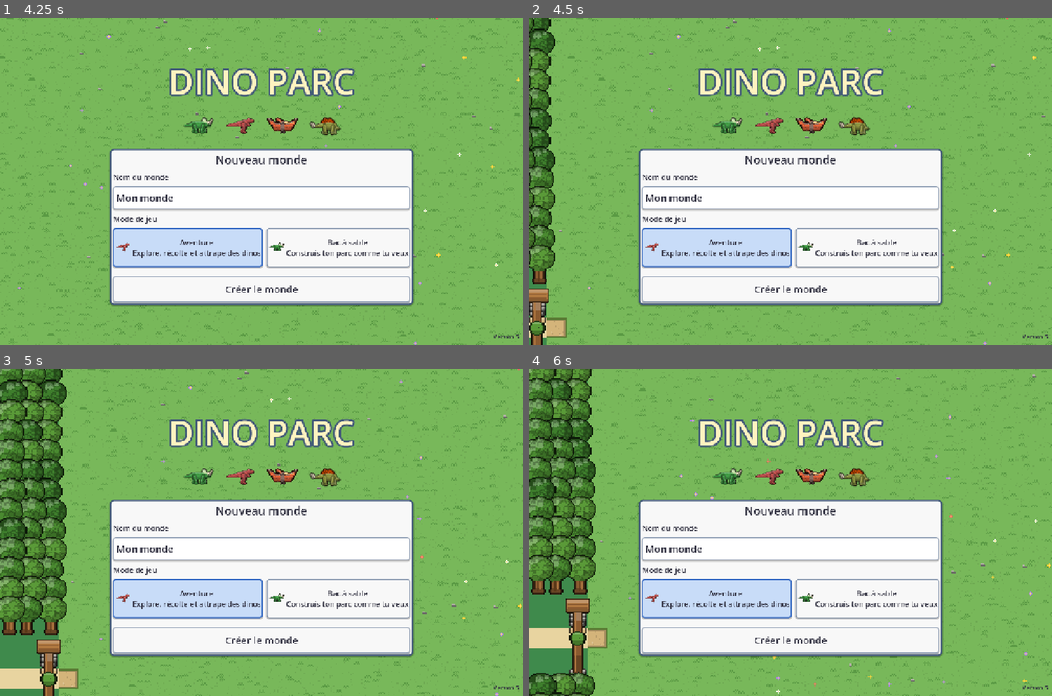
Above: before the commit, frames 1-4 (two rows, left to right).
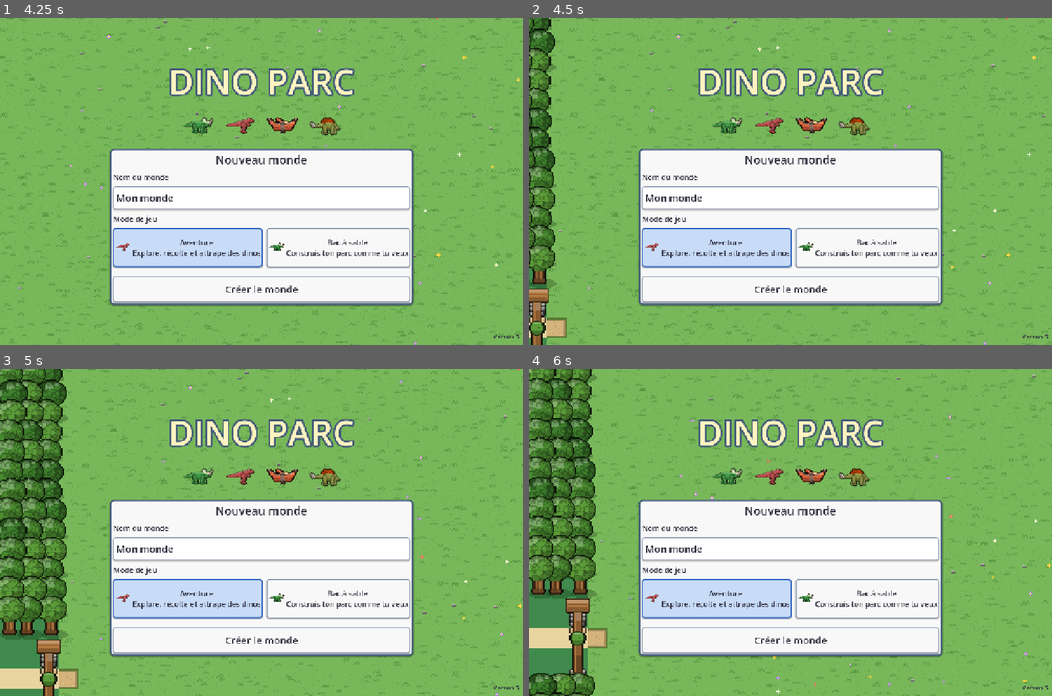
Above: after the commit, the same moments.

Repository: kevindjf/dino-parc
Game: Godot game, scene res://main.tscn
Two runs of this game, one before a commit and one after it. Both use one fixed random seed, a clock stepped at 60 frames per second and the inputs below.
Inputs (mouse positions are in pixels of both pictures, inside the frame that each line leads up to):
- Up to frame 1 (4.25 s): click "Aventure Explore, récolte et …" at 0.5 s; click "Bac à sable Construis ton par…" at 1.25 s; click "Créer le monde" at 2 s; tap Enter at 2.75 s; move the mouse to (235, 246) at 2.77 s; hold Up 2.78-3.5 s; tap I at 2.85 s; click (235, 246) at 2.92 s; tap Space at 3.02 s; drag from (418, 230) to (235, 246) at 3.52 s
- Up to frame 2 (4.5 s): tap Space at 4.25 s; move the mouse to (633, 132) at 4.27 s; hold Left from 4.28 s (still down); tap B at 4.35 s
- Up to frame 3 (5 s): keep holding Left
- Up to frame 4 (6 s): release Left at 5 s; tap Enter at 5 s; drag from (816, 532) to (633, 483) at 5.02 s; tap Space at 5.75 s; move the mouse to (712, 450) at 5.77 s; hold Down from 5.78 s (still down); tap 8 at 5.85 s

Frame 1 is identical in both runs. In frame 2, 0.2% of the frame differs, in the area x 0-6%, y 2-83%; in frame 3, 0.3%, in the area x 0-13%, y 2-83%; in frame 4, 0.3%.

Commit message:
feat: give volume to characters and ground shadows to everything standing
Characters are shaded like little cylinders lit from the top left, and the
player, villagers, residents, visitors, trees and buildings cast a soft shadow
on the ground.

Co-Authored-By: Claude Opus 5.5 (1M context) <noreply@anthropic.com>

Diff:
--- a/scripts/art.gd
+++ b/scripts/art.gd
@@ -29,6 +29,17 @@
 		anchor = Vector2(floorf(texture.get_width() / 2.0), texture.get_height())
 	node.offset = -anchor
 	return node
+
+
+# A soft shadow on the ground under a standing sprite (anchored at its feet), drawn under
+# everything that stands. The light comes from the top left, so it slips a little to the right.
+static func ground_shadow(node: Sprite2D, width: int) -> Sprite2D:
+	var shadow := Sprite2D.new()
+	shadow.texture = shadow(width)
+	shadow.position = Vector2(width * 0.12, -1)
+	shadow.z_index = -1
+	node.add_child(shadow)
+	return shadow
 
 
 static func _painter(size: Vector2i) -> Painter:
@@ -987,6 +998,7 @@
 		}
 		var image := Image.create(12, 18, false, Image.FORMAT_RGBA8)
 		_stamp(image, Vector2i.ZERO, rows, palette)
+		_volume(image)
 		return ImageTexture.create_from_image(image))
 
 
@@ -1142,7 +1154,43 @@
 		}
 		var image := Image.create(12, 19, false, Image.FORMAT_RGBA8)
 		_stamp(image, Vector2i.ZERO, rows, palette)
+		_volume(image)
 		return ImageTexture.create_from_image(image))
+
+
+# Gives volume to a flat pixel sprite, lit from the top left: every part (an arm, the body, the
+# head) becomes a little cylinder, light on its left, dark on its right, lit on top and darker at
+# the bottom. The outline, eyes, whites and tiny details are kept.
+static func _volume(image: Image) -> void:
+	var source: Image = image.duplicate()
+	var w := image.get_width()
+	var h := image.get_height()
+	var at := func(x: int, y: int) -> Color:
+		return source.get_pixel(x, y) if x >= 0 and y >= 0 and x < w and y < h else Color(0, 0, 0, 0)
+	var edge := func(c: Color) -> bool:
+		return c.a < 0.5 or c.is_equal_approx(OUTLINE)
+	for y in h:
+		var x := 0
+		while x < w:
+			var c: Color = at.call(x, y)
+			var length := 1
+			while x + length < w and at.call(x + length, y).is_equal_approx(c):
+				length += 1
+			if not edge.call(c) and c.get_luminance() > 0.12 and c.get_luminance() < 0.95 and length >= 3:
+				for i in length:
+					var shaded := c
+					if i == 0:
+						shaded = c.lightened(0.16)
+					elif i == length - 1:
+						shaded = c.darkened(0.24)
+					elif length >= 6 and i == length - 2:
+						shaded = c.darkened(0.1)
+					if edge.call(at.call(x + i, y - 1)):
+						shaded = shaded.lightened(0.1)
+					elif edge.call(at.call(x + i, y + 1)):
+						shaded = shaded.darkened(0.12)
+					image.set_pixel(x + i, y, shaded)
+			x += length
 
 
 static func _mirror(half: Array) -> Array:
--- a/scripts/house.gd
+++ b/scripts/house.gd
@@ -202,6 +202,11 @@
 	for x in [2, 8]:
 		var window := _stand(Art.furniture("window", look), Vector2i(x, 0), Vector2i(2, 1))
 		window.z_index = -5
+	var shadow := Art.sprite(Art.shadow(11))
+	shadow.centered = true
+	shadow.offset = Vector2.ZERO
+	shadow.position = cell_center(resident_cell) + Vector2(0, T / 2.0 - 1)
+	add_child(shadow)
 	resident_sprite = Art.sprite(Art.dino_folk(resident.kind, "down", 0, resident.colors))
 	resident_sprite.position = cell_center(resident_cell) + Vector2(0, T / 2.0 - 1)
 	add_child(resident_sprite)
--- a/scripts/main.gd
+++ b/scripts/main.gd
@@ -549,6 +549,7 @@
 		"feeder", "shop", "decor", "aviary", "gyro_station", "garage":
 			building.root = Art.sprite(Art.item(id))
 			building.root.position = foot
+			Art.ground_shadow(building.root, int(building.root.texture.get_width() * 0.8))
 			world.add_child(building.root)
 			match item.kind:
 				"feeder":
@@ -2472,6 +2473,7 @@
 func _border_tree(cell: Vector2i, rng: RandomNumberGenerator) -> void:
 	var tree := Art.sprite(Art.border_tree(rng.randi() % 3))
 	tree.position = Vector2((cell.x + 0.5) * T + rng.randi_range(-2, 2), (cell.y + 1) * T + 4)
+	Art.ground_shadow(tree, 22)
 	world.add_child(tree)
 
 
--- a/scripts/player.gd
+++ b/scripts/player.gd
@@ -47,10 +47,11 @@
 	tool_sprite.scale = Vector2(0.75, 0.75)
 	tool_sprite.visible = false
 	add_child(tool_sprite)
-	shadow = Art.sprite(Art.shadow(26))
+	# The shadow on the ground: small under the feet, bigger under the helicopter.
+	shadow = Art.sprite(Art.shadow(12))
 	shadow.centered = true
 	shadow.offset = Vector2.ZERO
-	shadow.visible = false
+	shadow.z_index = -1
 	add_child(shadow)
 	vehicle_sprite = Sprite2D.new()
 	vehicle_sprite.centered = false
@@ -164,6 +165,7 @@
 	position = dino.position
 	velocity = Vector2.ZERO
 	tool_sprite.visible = false
+	shadow.visible = false
 	_ride()
 
 
@@ -174,6 +176,7 @@
 	position = at
 	sprite.position = Vector2.ZERO
 	sprite.z_index = 0
+	shadow.visible = true
 
 
 # The dinosaur stays right under the character; the character sits on its saddle.
@@ -219,6 +222,7 @@
 	tool_sprite.visible = false
 	vehicle_sprite.visible = true
 	shadow.visible = id == "heli"
+	shadow.texture = Art.shadow(26)
 	_drive()
 
 
@@ -228,7 +232,9 @@
 	altitude = 0.0
 	velocity = Vector2.ZERO
 	vehicle_sprite.visible = false
-	shadow.visible = false
+	shadow.visible = true
+	shadow.texture = Art.shadow(12)
+	shadow.scale = Vector2.ONE
 	sprite.visible = true
 	sprite.position = Vector2.ZERO
 	sprite.z_index = 0
--- a/scripts/village.gd
+++ b/scripts/village.gd
@@ -223,6 +223,7 @@
 	for c in solid:
 		if solid[c] == "tree":
 			var tree := Art.sprite(Art.border_tree(rng.randi() % 3))
+			Art.ground_shadow(tree, 22)
 			tree.position = Vector2((c.x + 0.5) * T + rng.randi_range(-2, 2), (c.y + 1) * T + 2)
 			add_child(tree)
 	var sign := _stand(Art.signpost(), Vector2i(SIZE.x - 4, ROAD - 1), Vector2i.ONE)
@@ -233,6 +234,8 @@
 func _stand(texture: Texture2D, origin: Vector2i, size: Vector2i) -> Sprite2D:
 	var node := Art.sprite(texture)
 	node.position = Vector2((origin.x + size.x / 2.0) * T, (origin.y + size.y) * T - 1)
+	if texture.get_width() > 16:
+		Art.ground_shadow(node, int(texture.get_width() * 0.85))
 	add_child(node)
 	return node
 
@@ -269,6 +272,10 @@
 			"crest": Color.from_hsv(rng.randf(), 0.6, 0.7)}
 		var spots: Array = village.paths.keys()
 		position = village.cell_center(spots[rng.randi() % spots.size()])
+		var shadow := Art.sprite(Art.shadow(11))
+		shadow.centered = true
+		shadow.offset = Vector2.ZERO
+		add_child(shadow)
 		sprite = Art.sprite(Art.dino_folk(kind, "down", 0, colors))
 		add_child(sprite)
 		bubble = WorldText.make(self, Vector2(0, -20), "", "bubble")
--- a/scripts/visitor.gd
+++ b/scripts/visitor.gd
@@ -35,6 +35,10 @@
 		"shirt": Color.from_hsv(randf(), 0.65, 0.95), "pants": [Color("37474f"), Color("3a5a9a"), Color("6d5a3a")].pick_random()}
 	if randf() < 0.3:
 		colors.hat = Color.from_hsv(randf(), 0.7, 0.85)
+	var shadow := Art.sprite(Art.shadow(11))
+	shadow.centered = true
+	shadow.offset = Vector2.ZERO
+	add_child(shadow)
 	sprite = Art.sprite(Art.person("down", 0, colors))
 	add_child(sprite)
 	ice_cream = Art.sprite(Art.ice_cream(), Vector2(2, 6))
